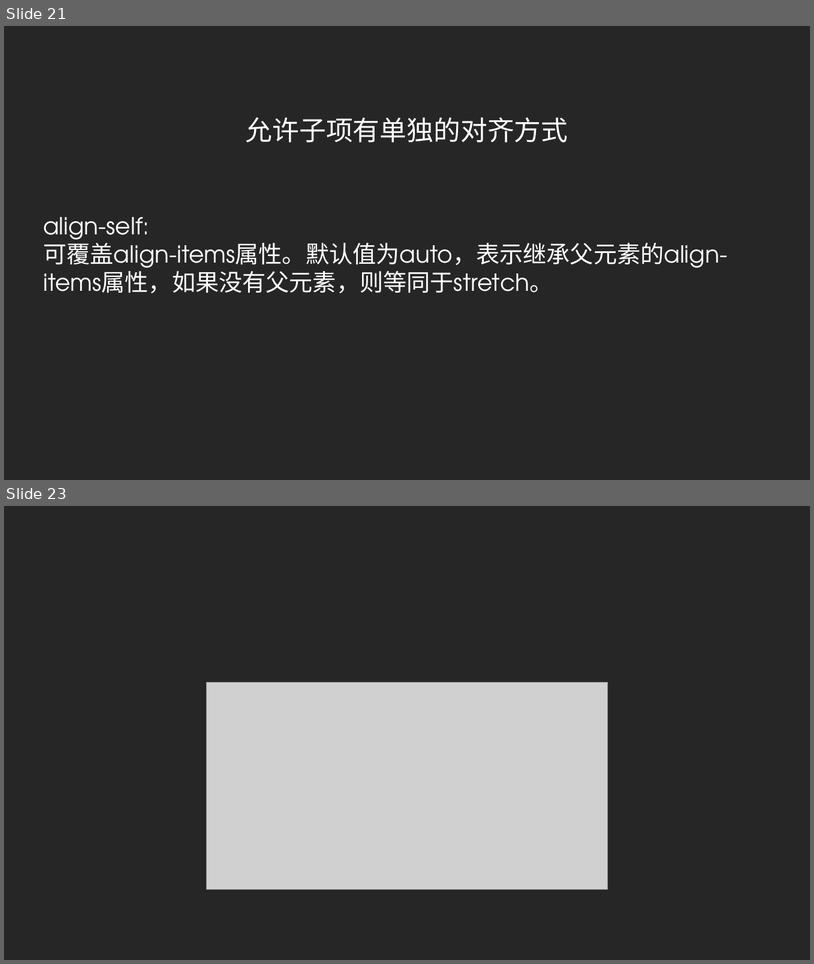
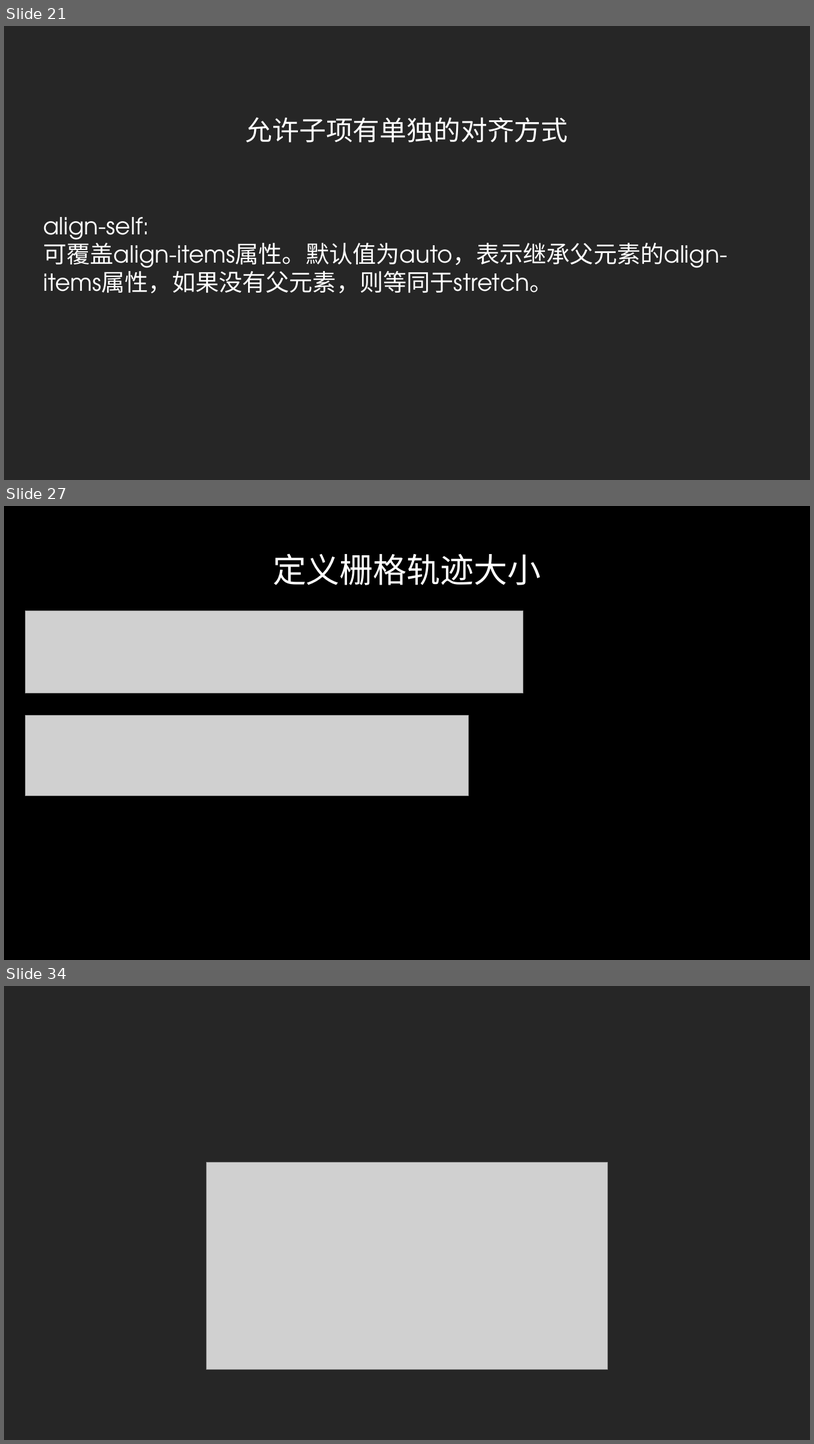
Before and after one commit to radiofly19841018/demo-flex, a slide deck: ppt/CSS Flex&Grid.pptx. Shown one above the other, each under a label of ours: slides 21 and 23 before the commit, slides 21, 27 and 34 after it; the slides between them are not shown. The pictures are 814x964 and 814x1444 pixels, drawn with LibreOffice and Linux fonts; fonts in the diff are those of the drawing; grey boxes stand for pictures; background and template pictures are left out. Boxes give left, top, right and bottom in pixels: in the first picture for what was removed or moved away, otherwise in the second. Text is boxed around its words. In the diff, an @@ line names an element or a change of style, - is before the commit and + after.

```diff
--- a/ppt/CSS Flex&Grid.pptx
+++ b/ppt/CSS Flex&Grid.pptx
@@ slide 27 added at [4, 506, 810, 960], background picture (left out) @@
@@ title added at [273, 553, 542, 585], 40 pt, text gradient #FFFFFF to #A6A6A6 @@
+定义栅格轨迹大小
@@ picture added at [25, 610, 524, 694] @@
@@ picture added at [25, 715, 468, 795] @@
@@ what was slide 23 is now slide 34 @@
```
Also in this commit, not shown: 11 other slides added, 1 slide removed, 5 other files.
